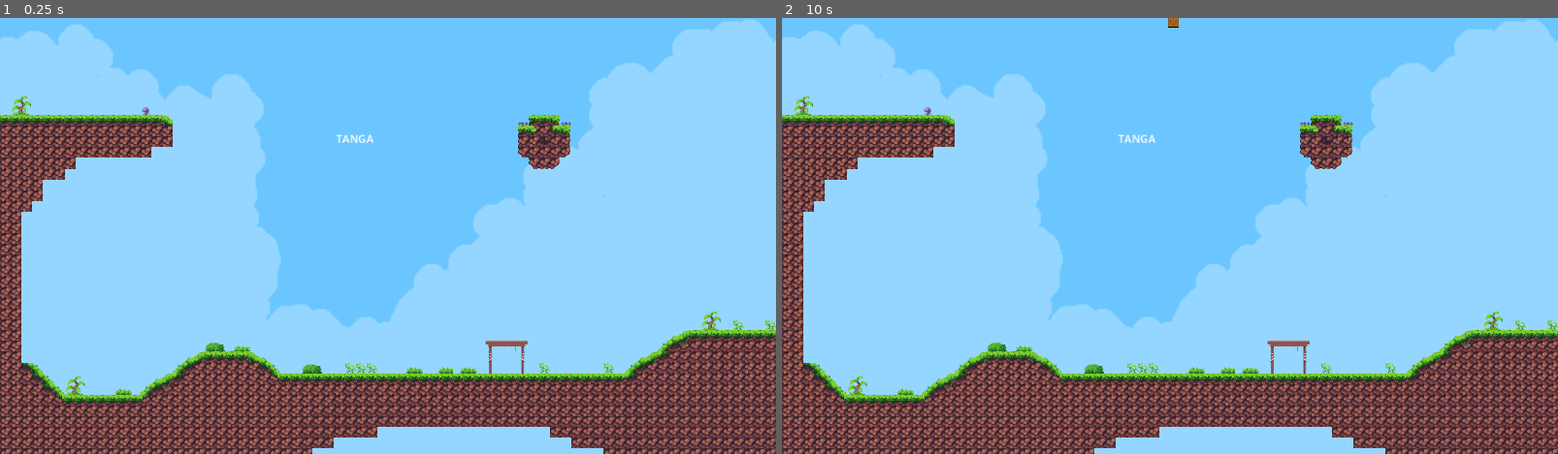
Above: before the commit, frames 1-2 (left to right).
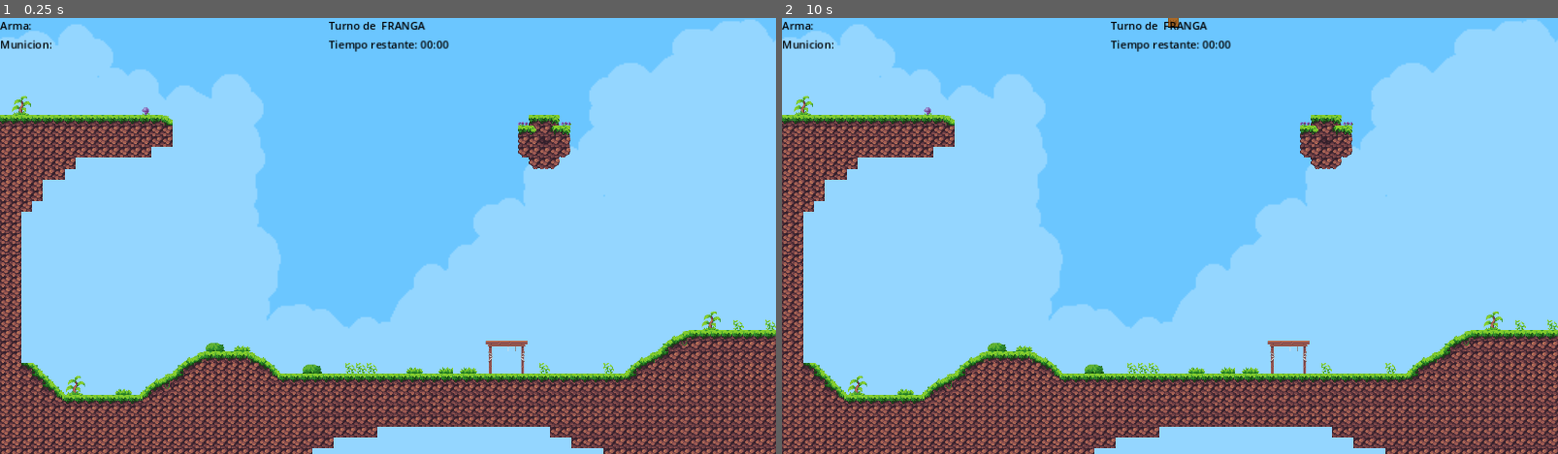
Above: after the commit, the same moments.

Repository: Francisco-Galea/Wild-Ones
Game: Godot game, scene res://Director/GameManager/GameManager.tscn
Same seed, same stepped clock (60 frames per second), same inputs: the game is played once before the commit and once after it. This scene is started directly instead of the project's main scene. Sound files missing from this copy of the repository are replaced by a short silence.
Inputs (mouse positions are in pixels of both pictures, inside the frame that each line leads up to):
- Up to frame 1 (0.25 s): no input
- Up to frame 2 (10 s): tap Enter at 0.5, 2, 3.5 s; move the mouse to (1340, 214) at 0.52 s; hold D (move_right) 0.53-2.03 s; tap Q (switch_weapon_next) at 0.6, 1.55, 2.1, 2.85, 3.8, 4.35, 5.1, 6.05, 6.6, 7.35, 8.3, 8.85, 9.6 s; tap W (jump) at 0.77, 1.52, 3.02, 3.77, 4.52, 6.02, 6.77, 7.52, 9.02, 9.77 s; tap Space at 1.25, 2.75, 4.25 s; move the mouse to (1014, 257) at 1.27 s; click (1014, 257) at 1.35 s; move the mouse to (1247, 140) at 2.02 s; hold A (move_left) 2.03-2.78 s; move the mouse to (1131, 323) at 2.77 s; hold D (move_right) 2.78-4.28 s; move the mouse to (1402, 301) at 3.52 s; click (1402, 301) at 3.6 s; move the mouse to (937, 170) at 4.27 s; hold A (move_left) 4.28-5.03 s; move the mouse to (1208, 236) at 5.02 s; hold D (move_right) 5.03-5.78 s; move the mouse to (1053, 127) at 5.77 s; hold A (move_left) 5.78-7.28 s; click (1053, 127) at 5.85 s; move the mouse to (1340, 214) at 6.52 s; move the mouse to (1014, 257) at 7.27 s; hold D (move_right) 7.28-9.53 s; move the mouse to (1247, 140) at 8.02 s; click (1247, 140) at 8.1 s; move the mouse to (1131, 323) at 8.77 s; move the mouse to (1402, 301) at 9.52 s; hold A (move_left) from 9.53 s (still down)

The runs differ from the first frame. In frame 1, 0.5% of the frame differs, in the area x 0-58%, y 0-29%; in frame 2, 0.5%.
Error before the commit: Invalid type in GDScript utility function "range()". Cannot convert argument 1 from Nil to float. (res://Director/GameManager/GameManager.gd:28)

Commit message:
Optimized code

Diff:
--- a/Director/DropManager/DropManager.gd
+++ b/Director/DropManager/DropManager.gd
@@ -1,19 +1,26 @@
 extends Node2D
 
-var weapon_box_scene = preload("res://Drops/WeaponBox.tscn")
-var drop_points: Array[Node] = []
+@export var weapon_box_scene: PackedScene = preload("res://Drops/WeaponBox.tscn")
+@export var drop_interval: float = 10.0
+var drop_points: Array[Marker2D] = []
 var drop_timer: Timer
 
 func _ready():
+	initialize_drop_points()
+	initialize_drop_timer()
+
+func initialize_drop_points():
+	drop_points.clear()
 	for child in get_children():
 		if child is Marker2D:
 			drop_points.append(child)
 
+func initialize_drop_timer():
 	drop_timer = Timer.new()
+	drop_timer.set_wait_time(drop_interval)
+	drop_timer.set_one_shot(false)
 	add_child(drop_timer)
 	drop_timer.connect("timeout", Callable(self, "_on_drop_timer_timeout"))
-	drop_timer.set_wait_time(10)  #Despues cambiar a 20
-	drop_timer.set_one_shot(false)
 	drop_timer.start()
 
 func _on_drop_timer_timeout():
@@ -21,8 +28,8 @@
 
 func spawn_weapon_box():
 	if drop_points.is_empty():
+		push_warning("No drop points available for spawning!")
 		return
-
 	var random_point = drop_points[randi() % drop_points.size()]
 	var weapon_box = weapon_box_scene.instantiate()
 	weapon_box.position = random_point.position
--- a/Director/GameManager/GameManager.gd
+++ b/Director/GameManager/GameManager.gd
@@ -1,30 +1,33 @@
 extends Node2D
 
-var player_scene: PackedScene = preload("res://Player/Player.tscn")
-var world_scene: PackedScene = preload("res://World/World.tscn")
-var player_count
-var players: Array = []
+@export var player_scene: PackedScene = preload("res://Player/Player.tscn")
+@export var world_scene: PackedScene = preload("res://World/World.tscn")
+@export var drop_manager_scene: PackedScene = preload("res://Director/DropManager/DropManager.tscn")
+@onready var turn_timer: Timer = $TurnTimer
+@onready var grace_period_timer: Timer = $GracePeriodTimer
+var player_count: int
+var players: Array[CharacterBody2D] = []
 var current_player_index: int = 0
 var world_instance: Node
 var spawn_manager: SpawnManager
-@onready var turn_timer: Timer = $TurnTimer
-@onready var grace_period_timer: Timer = $GracePeriodTimer
-var drop_manager_scene: PackedScene = preload("res://Director/DropManager/DropManager.tscn")
 var drop_manager: Node2D
 
 func _ready():
 	create_world()
 	create_players()
 	initialize_turn_system()
+	setup_drop_manager()
+
+func setup_drop_manager():
 	drop_manager = drop_manager_scene.instantiate()
 	add_child(drop_manager)
-	print("Game initialized")
 
 func set_player_count(count: int):
 	player_count = count
 
 func create_players():
 	spawn_manager.reset_available_spawn_points()
+	players.clear()
 	for i in range(player_count):
 		var player_instance = player_scene.instantiate()
 		player_instance.name = "Player" + str(i + 1)
@@ -33,7 +36,7 @@
 		players.append(player_instance)
 
 func create_world():
-	var world_instance = world_scene.instantiate()
+	world_instance = world_scene.instantiate()
 	add_child(world_instance)
 	spawn_manager = world_instance.get_node("SpawnPoints") as SpawnManager
 
--- /dev/null
+++ b/Director/HUDManager/HUDManager.gd
@@ -0,0 +1,11 @@
+extends Node
+
+
+# Called when the node enters the scene tree for the first time.
+func _ready():
+	pass # Replace with function body.
+
+
+# Called every frame. 'delta' is the elapsed time since the previous frame.
+func _process(delta):
+	pass
--- a/Director/SpawnManager/SpawnManager.gd
+++ b/Director/SpawnManager/SpawnManager.gd
@@ -1,28 +1,24 @@
 extends Node2D
 class_name SpawnManager
 
-var spawn_points: Array[Node] = []
-var available_spawn_points: Array[Node] = []
+var available_spawn_points: Array[Marker2D] = []
 
 func _ready():
+	initialize_spawn_points()
+
+func initialize_spawn_points():
+	available_spawn_points.clear()
 	for child in get_children():
 		if child is Marker2D:
-			spawn_points.append(child)
-	reset_available_spawn_points()
-
-func reset_available_spawn_points():
-	available_spawn_points = spawn_points.duplicate()
+			available_spawn_points.append(child)
 
 func get_random_spawn_point() -> Vector2:
 	if available_spawn_points.is_empty():
-		push_warning("No available spawn points!")
 		return Vector2.ZERO
+	var random_index = randi() % available_spawn_points.size()
+	var spawn_point = available_spawn_points[random_index]
+	available_spawn_points.remove_at(random_index)
+	return spawn_point.position
 
-	var random_index = randi() % available_spawn_points.size()
-	var random_point = available_spawn_points[random_index]
-	available_spawn_points.remove_at(random_index)
-
-	return random_point.global_position
-
-func are_spawn_points_available() -> bool:
-	return not available_spawn_points.is_empty()
+func reset_available_spawn_points():
+	initialize_spawn_points()
--- a/Drops/WeaponBox.gd
+++ b/Drops/WeaponBox.gd
@@ -16,10 +16,10 @@
 func _on_body_entered(body):
 	if body.is_in_group("Players"):
 		var random_weapon = weapons[randi() % weapons.size()].new()
-		var available_weapons = body.get_available_weapons()  # Obtiene las armas del jugador
+		var available_weapons = body.get_available_weapons()
 		available_weapons.erase(GrenadeStrategy)
 		if available_weapons.size() > 0:
-			var random_ammo_weapon = available_weapons[randi() % available_weapons.size()]  # Escoge un arma aleatoria
+			var random_ammo_weapon = available_weapons[randi() % available_weapons.size()]
 			body.add_ammo_to_weapon(random_ammo_weapon, 3)
 		queue_free()
 	if not is_on_ground:
--- /dev/null
+++ b/HUD/GameHUD/GameHUD.tscn
@@ -0,0 +1,11 @@
+[gd_scene load_steps=3 format=3 uid="uid://batplbsn1if7m"]
+
+[ext_resource type="PackedScene" uid="uid://d0jcrnferdj6k" path="res://HUD/TurnsHUD/TurnHUD.tscn" id="1_7lnpg"]
+[ext_resource type="PackedScene" uid="uid://dtybpihlwgpxy" path="res://HUD/WeaponsHUD/WeaponsHUD.tscn" id="2_tj2a6"]
+
+[node name="GameHud" type="CanvasLayer"]
+metadata/_edit_group_ = true
+
+[node name="MatchHud" parent="." instance=ExtResource("1_7lnpg")]
+
+[node name="WeaponsHud" parent="." instance=ExtResource("2_tj2a6")]
--- a/HUD/MatchHUD/MatchHUD.tscn
+++ b/HUD/TurnsHUD/TurnHUD.tscn
@@ -9,6 +9,7 @@
 grow_vertical = 2
 
 [node name="VBoxContainer" type="VBoxContainer" parent="."]
+modulate = Color(0, 0, 0, 1)
 layout_mode = 1
 anchors_preset = 5
 anchor_left = 0.5
--- a/HUD/WeaponsHUD/WeaponsHUD.gd
+++ b/HUD/WeaponsHUD/WeaponsHUD.gd
@@ -1,8 +1,8 @@
 extends Control
 
-@onready var lbl_weapon = $VBoxContainer/lblWeapon
-@onready var lbl_ammo = $VBoxContainer/lblAmmo
+@onready var lblWeapon = $VBoxContainer/lblWeapon
+@onready var lblAmmo = $VBoxContainer/lblAmmo
 
-func update_hud(weapon: WeaponStrategy):
-	lbl_weapon.text = weapon.get_weapon_description()
-	lbl_ammo.text = str(weapon.ammo)
+func update_weapon_info(weapon: WeaponStrategy):
+	lblWeapon.text = weapon.get_weapon_description()
+	lblAmmo.text = str(weapon.ammo)
--- a/HUD/WeaponsHUD/WeaponsHUD.tscn
+++ b/HUD/WeaponsHUD/WeaponsHUD.tscn
@@ -1,29 +1,26 @@
 [gd_scene load_steps=2 format=3 uid="uid://dtybpihlwgpxy"]
 
-[ext_resource type="Script" path="res://HUD/WeaponsHUD/WeaponsHUD.gd" id="1_bja6u"]
+[ext_resource type="Script" path="res://HUD/WeaponsHUD/WeaponsHUD.gd" id="1_fsgy1"]
 
 [node name="WeaponsHud" type="Control"]
+modulate = Color(0, 0, 0, 1)
 layout_mode = 3
 anchors_preset = 9
 anchor_bottom = 1.0
 grow_vertical = 2
-script = ExtResource("1_bja6u")
+script = ExtResource("1_fsgy1")
 
 [node name="VBoxContainer" type="VBoxContainer" parent="."]
 layout_mode = 1
-anchors_preset = 2
-anchor_top = 1.0
-anchor_bottom = 1.0
-offset_top = -50.0
-offset_right = 40.0
-grow_vertical = 0
+offset_right = 77.0
+offset_bottom = 50.0
 
 [node name="lblWeapon" type="Label" parent="VBoxContainer"]
 layout_mode = 2
-text = "
+text = "Arma:
 "
 
 [node name="lblAmmo" type="Label" parent="VBoxContainer"]
 layout_mode = 2
-text = "TANGA
+text = "Municion:
 "
--- a/Player/Health.gd
+++ b/Player/Health.gd
@@ -15,5 +15,5 @@
 	if current_health == 0:
 		emit_signal("died")
 
-func get_health():
+func get_health() -> int:
 	return current_health
--- a/Player/Player.gd
+++ b/Player/Player.gd
@@ -1,4 +1,10 @@
 extends CharacterBody2D
+
+@onready var health_component: Node = $Health
+@onready var projectile_spawn_point: Marker2D = $Pivot/projectile_spawn_point
+@onready var deathSound = $DeathSound
+@onready var player_name_label: Label = $PlayerName
+@onready var weapons_hud: Control = $WeaponsHud
 
 var velocidad: int = 200
 var gravity: float
@@ -10,30 +16,17 @@
 	GrenadeStrategy.new(),
 	GasGrenadeStrategy.new()
 ]
-#De armas solo debe quedar la granada
-@onready var health_component: Node = $Health
-@onready var projectile_spawn_point: Marker2D = $Pivot/projectile_spawn_point
-@onready var deathSound = $DeathSound
-@onready var player_name_label: Label = $PlayerName
-@onready var weapons_hud: Control = $WeaponsHud
 
 func _ready():
 	gravity = ProjectSettings.get_setting("physics/2d/default_gravity")
 	set_physics_process(true)
 	add_to_group("Players")
-	current_weapon = weapons[0]
+	set_current_weapon(0)
 	player_name_label.text = name
-	update_weapons_hud()
-
-func update_weapons_hud():
-	weapons_hud.update_hud(current_weapon)
 
 func _physics_process(delta):
 	$Pivot.look_at(get_global_mouse_position())
-	if not is_on_floor():
-		velocity.y += gravity * delta
-	else:
-		velocity.y = 0
+	handle_gravity(delta)
 	if is_turn:
 		handle_movement()
 		handle_weapon_switch()
@@ -49,6 +42,12 @@
 func stop_movement():
 	velocity = Vector2.ZERO
 
+func handle_gravity(delta: float):
+	if not is_on_floor():
+		velocity.y += gravity * delta
+	else:
+		velocity.y = 0
+
 func handle_movement():
 	var input_direction = Input.get_action_strength("move_right") - Input.get_action_strength("move_left")
 	velocity.x = input_direction * velocidad
@@ -61,16 +60,16 @@
 
 func handle_weapon_switch():
 	if Input.is_action_just_pressed("switch_weapon_next"):
-		current_weapon_index += 1
-		if current_weapon_index >= weapons.size():
-			current_weapon_index = 0
-		current_weapon = weapons[current_weapon_index]
-		print("Switched to " + current_weapon.get_weapon_description())
-		update_weapons_hud()
+		current_weapon_index = (current_weapon_index + 1) % weapons.size()
+		set_current_weapon(current_weapon_index)
 
-func collect_weapon(weapon_strategy):
+func set_current_weapon(index: int):
+	current_weapon = weapons[index]
+	print("Switched to " + current_weapon.get_weapon_description())
+
+func collect_weapon(weapon_strategy: WeaponStrategy):
 	weapons.append(weapon_strategy)
-	current_weapon = weapon_strategy
+	set_current_weapon(weapons.size() - 1)
 	print(name + " collected " + weapon_strategy.get_weapon_description())
 
 func shoot_projectile():
@@ -94,7 +93,7 @@
 	queue_free()
 	get_parent().player_died(self)
 
-func add_ammo_to_weapon(weapon_strategy, amount):
+func add_ammo_to_weapon(weapon_strategy: WeaponStrategy, amount: int):
 	for weapon in weapons:
 		if weapon.get_class() == weapon_strategy.get_class():
 			weapon.ammo += amount
@@ -103,5 +102,6 @@
 func get_available_weapons() -> Array:
 	var available_weapons = []
 	for weapon in weapons:
-		available_weapons.append(weapon)  # Agrega todas las armas que el jugador tiene
+		available_weapons.append(weapon)
+	available_weapons.erase(GrenadeStrategy)
 	return available_weapons
--- a/Player/Player.tscn
+++ b/Player/Player.tscn
@@ -1,9 +1,8 @@
-[gd_scene load_steps=8 format=3 uid="uid://disnaaj1p5qmd"]
+[gd_scene load_steps=7 format=3 uid="uid://disnaaj1p5qmd"]
 
 [ext_resource type="Script" path="res://Player/Player.gd" id="1_mffje"]
 [ext_resource type="Texture2D" uid="uid://co41eifbg2ue7" path="res://Player/Sprite/Sprite-0005.png" id="2_biaib"]
 [ext_resource type="AudioStream" uid="uid://bxdm2jqisqnyg" path="res://Player/Sounds/metalGearDeadScream.wav" id="4_c38la"]
-[ext_resource type="PackedScene" uid="uid://dtybpihlwgpxy" path="res://HUD/WeaponsHUD/WeaponsHUD.tscn" id="5_hpup5"]
 [ext_resource type="Script" path="res://Player/Health.gd" id="32_awdvc"]
 
 [sub_resource type="CapsuleShape2D" id="CapsuleShape2D_u3t4n"]
@@ -17,16 +16,12 @@
 [node name="Player" type="CharacterBody2D"]
 script = ExtResource("1_mffje")
 
-[node name="WeaponsHud" parent="." instance=ExtResource("5_hpup5")]
-anchors_preset = 0
-anchor_bottom = 0.0
-grow_vertical = 1
-
 [node name="PlayerName" type="Label" parent="."]
-offset_left = -33.0
-offset_top = -80.0
-offset_right = 34.0
-offset_bottom = -57.0
+modulate = Color(0, 0, 0, 1)
+offset_left = -34.0
+offset_top = -59.0
+offset_right = 33.0
+offset_bottom = -36.0
 
 [node name="Health" type="Node2D" parent="."]
 script = ExtResource("32_awdvc")
--- a/Weapons/WeaponStrategy.gd
+++ b/Weapons/WeaponStrategy.gd
@@ -15,8 +15,5 @@
 func get_weapon_description() -> String:
 	return "Generic weapon"
 
-func get_weapon_sprite() -> Sprite2D:
-	return null
-
 func has_ammo() -> bool:
 	return ammo > 0
--- a/World/World.tscn
+++ b/World/World.tscn
@@ -6,7 +6,7 @@
 [ext_resource type="Texture2D" uid="uid://thqtchw48r8e" path="res://World/TileMap/sprite/Background_2.png" id="3_yqm17"]
 [ext_resource type="Script" path="res://Director/DropManager/DropManager.gd" id="5_gdohi"]
 [ext_resource type="AudioStream" uid="uid://kdqk86uaos6l" path="res://World/Sounds/musicMatch.wav" id="6_k7skk"]
-[ext_resource type="PackedScene" uid="uid://dtybpihlwgpxy" path="res://HUD/WeaponsHUD/WeaponsHUD.tscn" id="7_ysajb"]
+[ext_resource type="PackedScene" uid="uid://batplbsn1if7m" path="res://HUD/GameHUD/GameHUD.tscn" id="7_4kj4t"]
 
 [sub_resource type="TileSetAtlasSource" id="TileSetAtlasSource_d3r2h"]
 texture = ExtResource("1_0o7eb")
@@ -1068,6 +1068,8 @@
 [node name="World" type="Node2D"]
 metadata/_edit_lock_ = true
 
+[node name="GameHud" parent="." instance=ExtResource("7_4kj4t")]
+
 [node name="TileMap" type="TileMap" parent="."]
 tile_set = SubResource("TileSet_wxcro")
 format = 2
@@ -1138,9 +1140,3 @@
 stream = ExtResource("6_k7skk")
 volume_db = -20.0
 autoplay = true
-
-[node name="WeaponsHud" parent="." instance=ExtResource("7_ysajb")]
-offset_left = 499.0
-offset_top = 192.0
-offset_right = 499.0
-offset_bottom = 192.0
